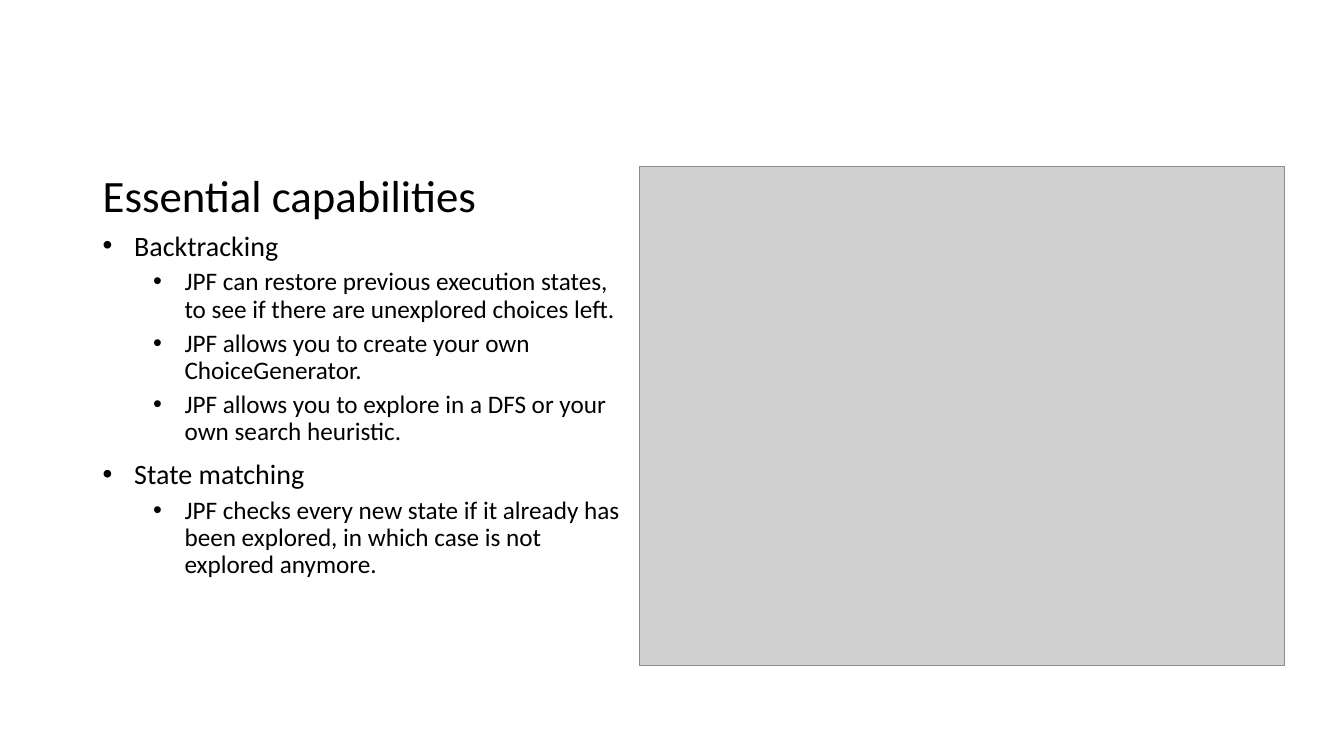
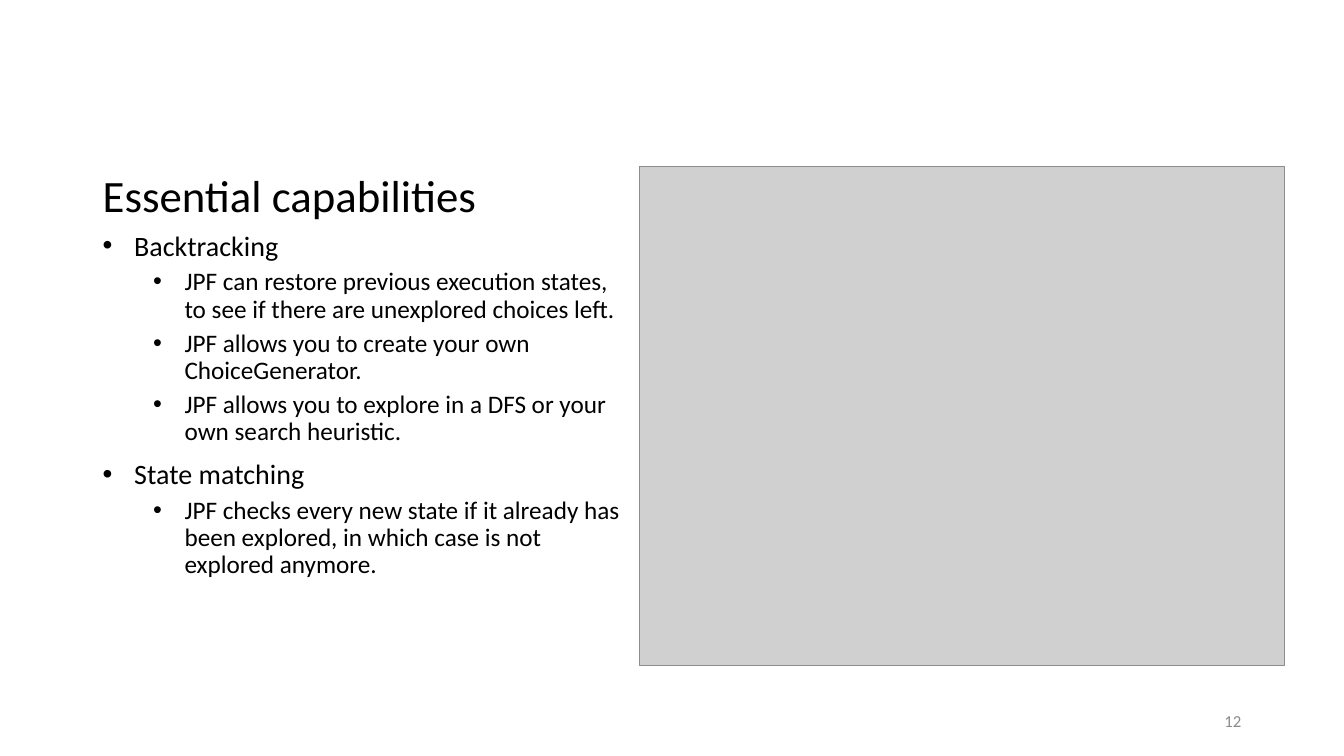
Before and after one commit to damorim/model-checking-tutorial, a slide deck: slide 12 of Program-Model-Checking.pptx. Drawn at 1344x756 pixels with LibreOffice and Linux fonts; fonts in the diff are those of the drawing; grey boxes stand for pictures. Boxes give left, top, right and bottom in pixels: in the first picture for what was removed or moved away, otherwise in the second. Text is boxed around its words. In the diff, an @@ line names an element or a change of style, - is before the commit and + after.

```diff
--- a/Program-Model-Checking.pptx
+++ b/Program-Model-Checking.pptx
@@ page number added at bbox=[1224, 716, 1241, 727], 12 pt, text #8C8C8C @@
+12
```
Also in this commit, not shown: 9 other slides changed.
